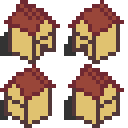
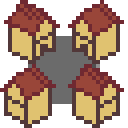
Revision of a layered 128px x 128px image; what changed, layer by layer:
added layer "Ebene 1" above "shadow" over [28, 36, 100, 104]
hid "shadow" over [0, 32, 76, 120]
